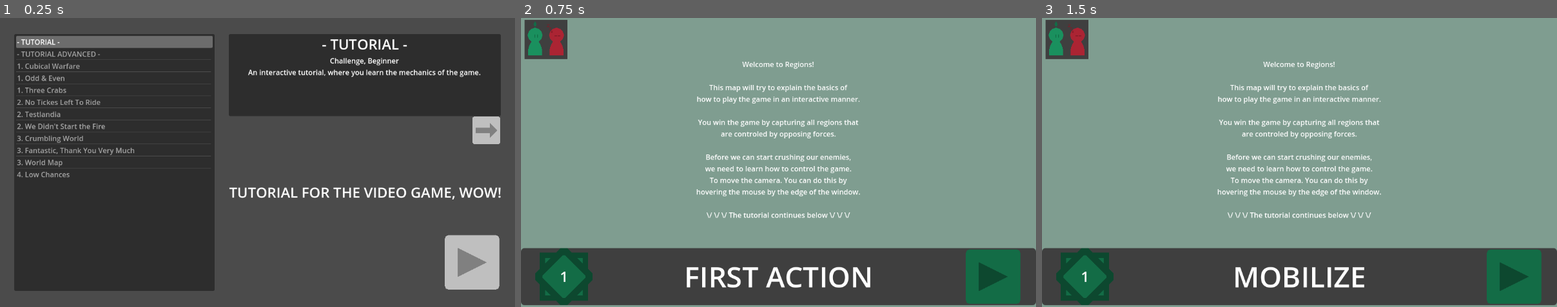
Above: before the commit, frames 1-3 (left to right).
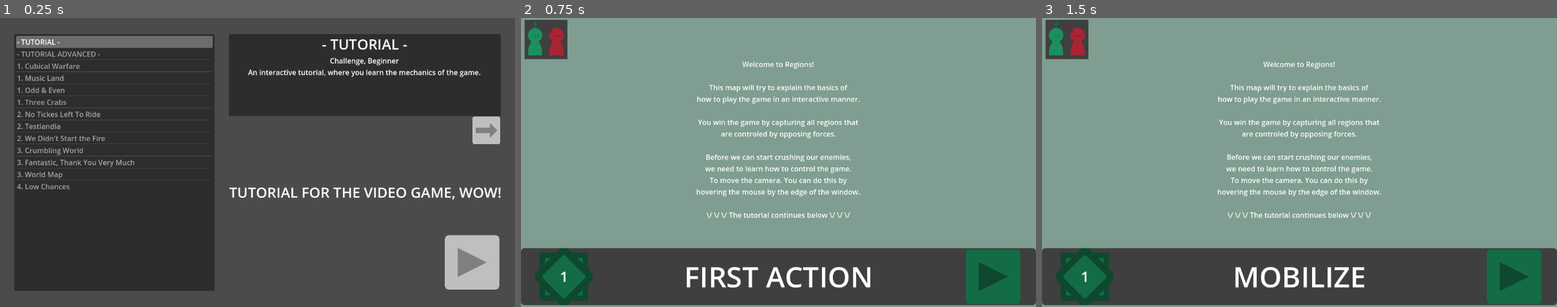
Above: after the commit, the same moments.

Repository: Tab-e-n/tabin_regions
Game: Godot game, scene res://setup_scene.tscn
The game is run twice, just before and just after one commit, with the same random seed, the same clock (stepped at 60 frames per second) and the same inputs.
Inputs (mouse positions are in pixels of both pictures, inside the frame that each line leads up to):
- Up to frame 1 (0.25 s): no input
- Up to frame 2 (0.75 s): click (994, 263) at 0.5 s
- Up to frame 3 (1.5 s): click (1515, 278) at 1.25 s

The runs differ from the first frame. In frame 1, 1.4% of the frame differs, in the area x 3-27%, y 19-60%; in frame 2, nothing differs; in frame 3, nothing differs.

Commit message:
Mopre map

Diff:
--- /dev/null
+++ b/Maps/1._Music_Land.tscn
@@ -0,0 +1,169 @@
+[gd_scene load_steps=4 format=3 uid="uid://dqebjllyfg8lj"]
+
+[ext_resource type="Script" path="res://RegionControl.gd" id="1_eipre"]
+[ext_resource type="Script" path="res://Region.gd" id="2_nmcrs"]
+
+[sub_resource type="GDScript" id="GDScript_iphdy"]
+script/source = "extends Node
+
+var connections : Array = [
+	[\"Cellar\", \"Act Right\"],
+	[\"Abstract\", \"Act Right\"],
+	[\"Cellar\", \"Clutterfunk\"],
+	[\"Abstract\", \"Clutterfunk\"],
+	[\"Abstract\", \"Crawling\"],
+	[\"Cellar\", \"Afterblaze\"],
+	[\"Cellar\", \"Tassel Town\"],
+	[\"Cellar\", \"Eek!\"],
+	[\"Eek!\", \"Tassel Town\"],
+	[\"Nichibotsu\", \"Tassel Town\"],
+	[\"Tassel Town\", \"Afterblaze\"],
+	[\"Afterblaze\", \"Clutterfunk\"],
+	[\"Afterblaze\", \"Prison Island\"],
+	[\"Clutterfunk\", \"Act Right\"],
+	[\"Crawling\", \"Act Right\"],
+	[\"Abstract\", \"Act Right\"],
+	[\"Abstract\", \"Prison Island\"],
+	[\"Abstract\", \"No Hook\"],
+	[\"Crawling\", \"Dark Beach\"],
+	[\"Crawling\", \"Rally Remix\"],
+	[\"Crawling\", \"No Hook\"],
+	[\"No Hook\", \"Rally Remix\"],
+	[\"Rally Remix\", \"Dark Beach\"],
+	[\"Cellar\", \"Sand Canyon\"],
+	[\"Giftig\", \"Sand Canyon\"],
+	[\"Giftig\", \"Handagote\"],
+	[\"Stilton\", \"Handagote\"],
+	[\"Stilton\", \"BBF\"],
+	[\"Handagote\", \"Sand Canyon\"],
+	[\"Handagote\", \"Nichibotsu\"],
+	[\"BBF\", \"Nichibotsu\"],
+	[\"Eek!\", \"Nichibotsu\"],
+	[\"Nichibotsu\", \"Sand Canyon\"],
+	[\"Eek!\", \"Sand Canyon\"],
+]
+
+
+func _ready():
+	get_parent().connections = connections.duplicate()
+	queue_free()
+"
+
+[node name="cumbersome" type="Polygon2D"]
+position = Vector2(0, 8)
+color = Color(0.47451, 0.47451, 0.47451, 1)
+polygon = PackedVector2Array(448, 56, 424, -144, 328, -248, 176, -312, 32, -320, -72, -256, -112, -104, -264, -128, -440, -96, -480, 40, -424, 216, -256, 352, -24, 416, 224, 440, 384, 480, 408, 328)
+script = ExtResource("1_eipre")
+complexity = "Beginner"
+lore = "We played on music land twice. (No joke)"
+align_color = [Color(0.431373, 0.341176, 0.411765, 1), Color(0.866667, 0.309804, 0.588235, 1), Color(0.537255, 0.152941, 0.658824, 1)]
+
+[node name="setter" type="Node" parent="."]
+script = SubResource("GDScript_iphdy")
+
+[node name="Cellar" type="Polygon2D" parent="."]
+position = Vector2(88, 88)
+offset = Vector2(-80, -80)
+polygon = PackedVector2Array(32, 56, 48, 48, 56, 24, 72, 24, 88, 0, 112, 8, 120, 40, 152, 48, 168, 64, 160, 80, 144, 96, 144, 112, 128, 112, 112, 120, 96, 144, 16, 96, 24, 72)
+script = ExtResource("2_nmcrs")
+
+[node name="Act Right" type="Polygon2D" parent="."]
+position = Vector2(-40, 144)
+offset = Vector2(-8, -48)
+polygon = PackedVector2Array(0, 16, 16, 16, 72, -16, 48, 56, 40, 72, 32, 80, 16, 88, 0, 88, -16, 80, -24, 72, -32, 56, -56, -16)
+script = ExtResource("2_nmcrs")
+
+[node name="Sand Canyon" type="Polygon2D" parent="."]
+position = Vector2(176, -16)
+polygon = PackedVector2Array(-8, 64, -40, 56, -48, 24, -80, 16, -96, -8, -96, -24, -112, -32, -120, -48, -104, -64, -112, -80, -104, -88, -80, -96, -56, -80, -40, -48, -32, -32, -16, -24, 8, -24, 24, -8, 24, 24, 16, 40, 0, 48)
+script = ExtResource("2_nmcrs")
+power = 0
+
+[node name="Crawling" type="Polygon2D" parent="."]
+position = Vector2(-128, 112)
+offset = Vector2(-32, -24)
+polygon = PackedVector2Array(72, 64, 48, -8, 24, -24, 24, -40, 48, -48, 72, -40, 88, -8, 80, -48, 48, -56, 88, -56, 104, -40, 96, -64, 72, -64, 96, -72, 120, -64, 104, -80, 72, -72, 56, -80, 24, -72, 16, -48, 8, -40, 8, -24, 0, 0, 24, 72)
+script = ExtResource("2_nmcrs")
+power = 0
+
+[node name="Giftig" type="Polygon2D" parent="."]
+position = Vector2(72, -152)
+polygon = PackedVector2Array(-72, 80, -56, 80, -40, 64, -16, 56, 0, 40, 24, 32, 32, 24, 48, 16, 80, 16, 72, -8, 56, -48, 40, -64, 16, -72, -8, -72, -32, -64, -48, -48, -56, -8, -64, 48)
+script = ExtResource("2_nmcrs")
+alignment = 2
+is_capital = true
+
+[node name="Clutterfunk" type="Polygon2D" parent="."]
+position = Vector2(32, 168)
+polygon = PackedVector2Array(-8, -48, 72, 0, 32, 72, -24, 40, -16, 24, 24, 48, 32, 40, -8, 16, 0, 0, 24, 24, 40, 0, 32, -8, 16, 16, 8, 8, 16, -16, 8, -24, 0, 0, -8, 16, -16, 8, -24, 16, -16, 24, -24, 40, -56, 24, -32, 8, -24, -16)
+script = ExtResource("2_nmcrs")
+
+[node name="Handagote" type="Polygon2D" parent="."]
+position = Vector2(152, -112)
+polygon = PackedVector2Array(-48, -8, -24, 8, 0, 56, 16, 64, 40, 64, 64, 88, 96, 80, 88, 56, 64, 32, 40, 32, 24, 24, 16, 16, 16, -8, 24, -40, 0, -48, 8, -16, -24, -16)
+script = ExtResource("2_nmcrs")
+power = 0
+
+[node name="Afterblaze" type="Polygon2D" parent="."]
+position = Vector2(144, 184)
+offset = Vector2(-16, -16)
+polygon = PackedVector2Array(-16, -8, 0, -32, 24, -16, 32, -56, 72, -32, 40, -8, 56, 0, 64, 24, 56, 40, 40, 48, 16, 48, 8, 88, -32, 72, 0, 40, -24, 24, -8, 0)
+script = ExtResource("2_nmcrs")
+
+[node name="Stilton" type="Polygon2D" parent="."]
+position = Vector2(232, -136)
+offset = Vector2(-16, 16)
+polygon = PackedVector2Array(-40, 24, -24, 32, 16, 32, 56, 24, 72, 0, 72, -16, 64, -32, 48, -40, 32, -40, 32, -48, 32, -64, 8, -72, -8, -72, -24, -64, -32, -40, -40, 0)
+script = ExtResource("2_nmcrs")
+
+[node name="Dark Beach" type="Polygon2D" parent="."]
+position = Vector2(-192, 80)
+polygon = PackedVector2Array(32, -16, 24, 8, -16, 16, -16, 40, -48, 48, -48, 24, -72, 24, -120, 0, -136, -24, -128, -56, -112, -56, -96, -56, -80, -40, -80, -64, -64, -72, -40, -64, -32, -56, -24, -40, -16, -64, 0, -64, 16, -56, 24, -56, 24, -72, 0, -80, -16, -80, -24, -72, -48, -88, -80, -88, -88, -64, -112, -72, -136, -64, -128, -48, -144, -64, -144, -80, -120, -96, -96, -88, -96, -104, -72, -120, -40, -112, -32, -96, -16, -104, 8, -104, 32, -88, 32, -64, 24, -56, 24, -48, 32, -40, 32, -40)
+script = ExtResource("2_nmcrs")
+alignment = 1
+is_capital = true
+
+[node name="Tassel Town" type="Polygon2D" parent="."]
+position = Vector2(248, 144)
+offset = Vector2(-48, -48)
+polygon = PackedVector2Array(-40, 8, 0, 32, 8, 48, 24, 64, 56, 72, 88, 72, 128, 64, 160, 48, 168, 8, 152, -32, 128, -48, 96, -56, 120, -40, 136, -24, 144, -8, 136, 24, 88, 32, 64, 24, 32, 8, 8, 16, -24, -8)
+script = ExtResource("2_nmcrs")
+
+[node name="Nichibotsu" type="Polygon2D" parent="."]
+position = Vector2(248, 16)
+offset = Vector2(8, 24)
+polygon = PackedVector2Array(24, -8, 80, 40, 64, 48, 24, 16, -8, 32, -32, 24, -48, 8, -56, -8, -48, -32, -48, -56, -8, -64, 16, -56, 40, -40, 56, -16, 96, 0, 88, 8)
+script = ExtResource("2_nmcrs")
+
+[node name="BBF" type="Polygon2D" parent="."]
+position = Vector2(280, -64)
+polygon = PackedVector2Array(-24, -16, 0, -24, 16, -48, 40, -56, 56, -32, 56, -16, 48, 0, 64, 8, 72, 24, 64, 48, 24, 64, 8, 48, -24, 32, 16, 24, 0, 16, -8, 8, 8, -8, 0, -8)
+script = ExtResource("2_nmcrs")
+
+[node name="Eek!" type="Polygon2D" parent="."]
+position = Vector2(192, 64)
+polygon = PackedVector2Array(-16, -8, -8, -24, 0, -32, 8, -8, 24, 8, 48, 16, 32, 32, 16, 40, -16, 16, -8, 8)
+script = ExtResource("2_nmcrs")
+max_power = 3
+
+[node name="Abstract" type="Polygon2D" parent="."]
+position = Vector2(-40, 224)
+polygon = PackedVector2Array(-48, -64, -40, -48, 104, 24, 96, 40, 48, 16, 32, 32, 16, 40, -8, 40, -24, 32, -32, 24, -40, 8, -40, -8, -32, -24, -48, -40, -64, -64)
+script = ExtResource("2_nmcrs")
+
+[node name="Prison Island" type="Polygon2D" parent="."]
+position = Vector2(96, 288)
+polygon = PackedVector2Array(-8, -24, 32, -16, 48, 8, 96, 0, 104, 16, 96, 48, 56, 48, 8, 40, -40, 24, -32, 8)
+script = ExtResource("2_nmcrs")
+
+[node name="Rally Remix" type="Polygon2D" parent="."]
+position = Vector2(-208, 168)
+offset = Vector2(40, -16)
+polygon = PackedVector2Array(-32, -48, 0, -56, 40, 64, 0, 72, -16, 24, -136, 56, -144, 24, -24, 0)
+script = ExtResource("2_nmcrs")
+power = 0
+
+[node name="No Hook" type="Polygon2D" parent="."]
+position = Vector2(-104, 256)
+polygon = PackedVector2Array(-32, -88, -8, -88, 8, -64, 24, -56, 16, -40, 16, -16, 32, 8, 64, 16, 80, 16, 72, 32, 48, 32, 8, 24, -16, 8, -24, -16, -16, -40)
+script = ExtResource("2_nmcrs")
--- a/Maps/1._Three_Crabs.tscn
+++ b/Maps/1._Three_Crabs.tscn
@@ -100,7 +100,7 @@
 complexity = "Beginner"
 lore = "A trio of clans at war."
 align_amount = 4
-align_color = [Color(0.431373, 0.341176, 0.411765, 1), Color(0.929412, 0.521569, 0.552941, 1), Color(0.341176, 0.956863, 0.478431, 1), Color(0.466667, 0.580392, 0.94902, 1), Color(0.541176, 0.129412, 0.678431, 1)]
+align_color = [Color(0.431373, 0.341176, 0.411765, 1), Color(0.929412, 0.521569, 0.552941, 1), Color(0.490196, 0.929412, 0.572549, 1), Color(0.466667, 0.584314, 0.929412, 1), Color(0.541176, 0.129412, 0.678431, 1)]
 city_size = 0.8
 
 [node name="Node" type="Node" parent="."]
--- a/Maps/3._Crumbling_World.tscn
+++ b/Maps/3._Crumbling_World.tscn
@@ -169,7 +169,7 @@
 complexity = "Medium"
 lore = "Can you be the last faction standing in a slowly corrupting world? You could obviously team up and destroy the corruption together, but who would do that?"
 align_amount = 5
-align_color = [Color(0.431373, 0.341176, 0.411765, 1), Color(0.929412, 0.521569, 0.552941, 1), Color(0.341176, 0.956863, 0.478431, 1), Color(0.466667, 0.580392, 0.94902, 1), Color(0.258824, 0, 0.160784, 1)]
+align_color = [Color(0.431373, 0.341176, 0.411765, 1), Color(0.929412, 0.521569, 0.552941, 1), Color(0.490196, 0.929412, 0.572549, 1), Color(0.466667, 0.584314, 0.929412, 1), Color(0.247059, 0.0235294, 0.156863, 1)]
 random_player_align_range = 3
 max_user_amount = 3
 use_custom_ai_setup = true
--- a/RegionControl.gd
+++ b/RegionControl.gd
@@ -21,21 +21,21 @@
 @export var align_amount : int = 3
 @export var align_color : Array = [
 		Color("6e5769"),
-		Color("ab2433"), # red
-		Color("1a905e"), # green
-		Color("267dbd"), # blue
-		Color("af5b02"), # gold
-		Color("8a21ad"), # purple
+		Color("a72b37"), # red
+		Color("368d61"), # green
+		Color("2b7dba"), # blue
+		Color("ae5b15"), # gold
+		Color("8927a8"), # purple
 		Color("ed858d"), # pink
-		Color("57f47a"), # lime
-		Color("7794f2"), # teal
-		Color("cfe518"), # yellow
+		Color("7ded92"), # lime
+		Color("7795ed"), # teal
+		Color("d7e06b"), # yellow
 		Color("d7cac0"), # silver
-		Color("f0289b"), # magenta
+		Color("dd4f96"), # magenta
 		Color("395621"), # grass
 		Color("213775"), # navy
 		Color("673a2b"), # brown
-		Color("420029"), # violet
+		Color("3f0628"), # violet
 ]
 @export var connections : Array = []
 @export var city_size : float = 1
